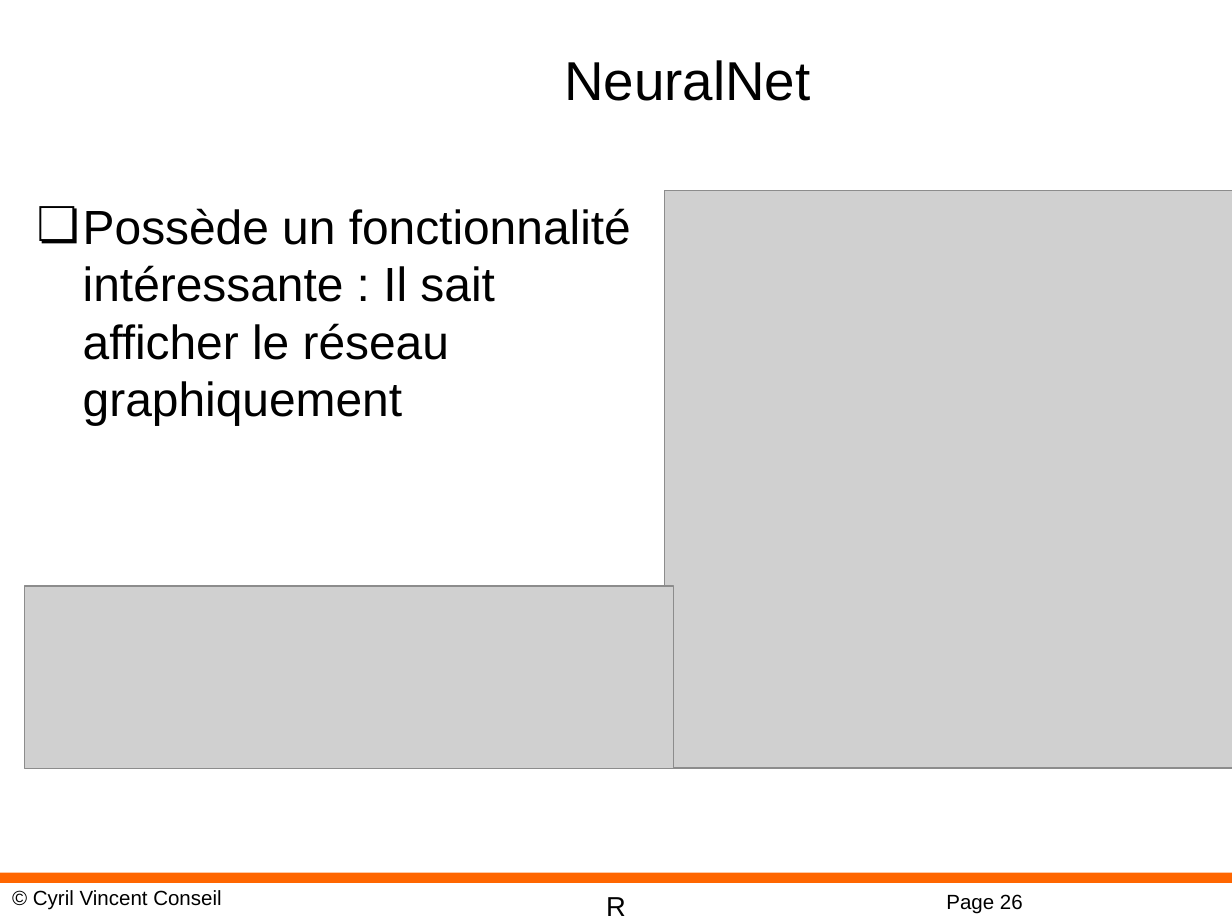
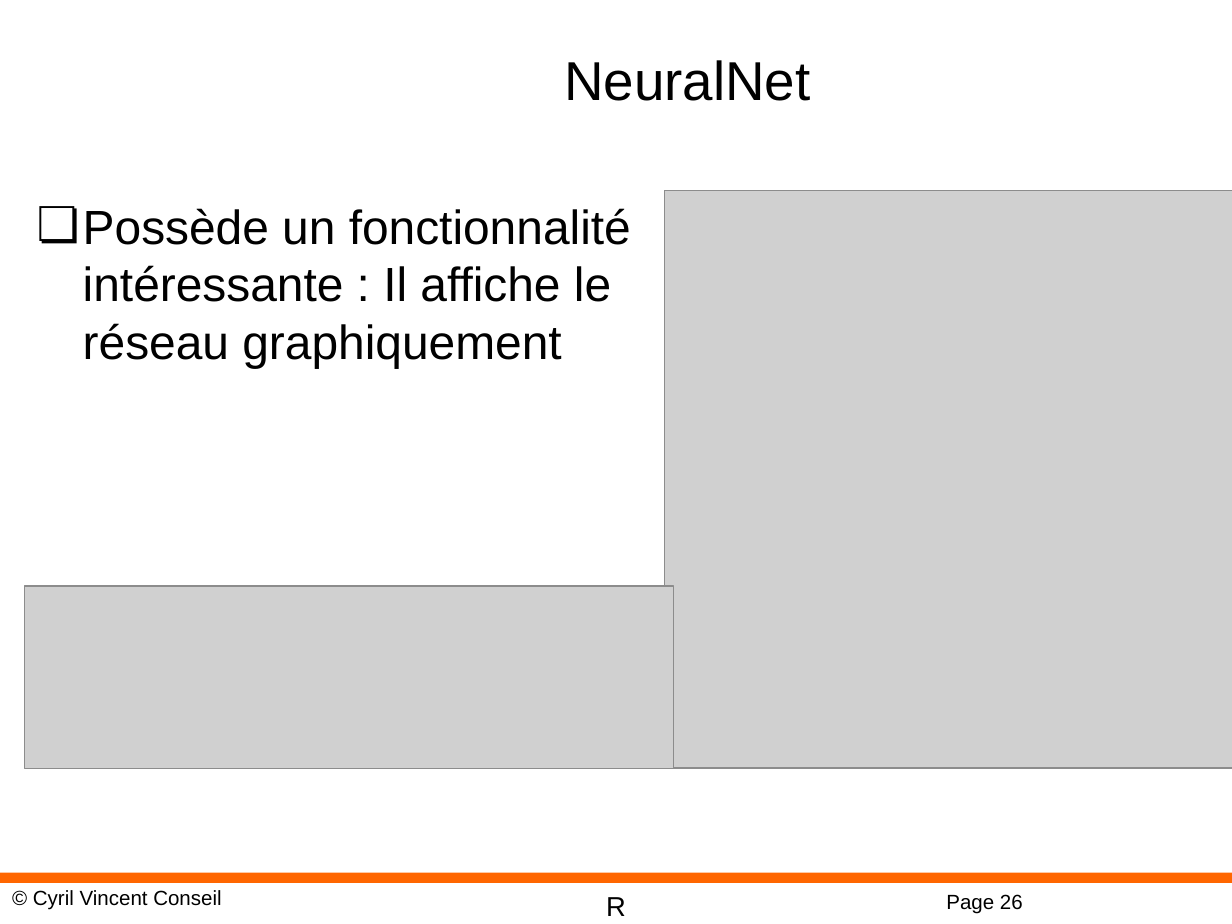
Before and after one commit to cyrilvincent/R, a slide deck: slide 26 of ppt/R-15-DeepLearning.pptx. Drawn at 1232x924 pixels with LibreOffice and Linux fonts; fonts in the diff are those of the drawing; grey boxes stand for pictures; background and template pictures are left out. Boxes give left, top, right and bottom in pixels: in the first picture for what was removed or moved away, otherwise in the second. Text is boxed around its words. In the diff, an @@ line names an element or a change of style, - is before the commit and + after.

```diff
--- a/ppt/R-15-DeepLearning.pptx
+++ b/ppt/R-15-DeepLearning.pptx
@@ text at [83, 208, 631, 368]: text changed @@
-❏ Possède un fonctionnalité intéressante : Il sait afficher le réseau graphiquement
+❏ Possède un fonctionnalité intéressante : Il affiche le réseau graphiquement
```
Also in this commit, not shown: 7 slides removed, 8 other files.
